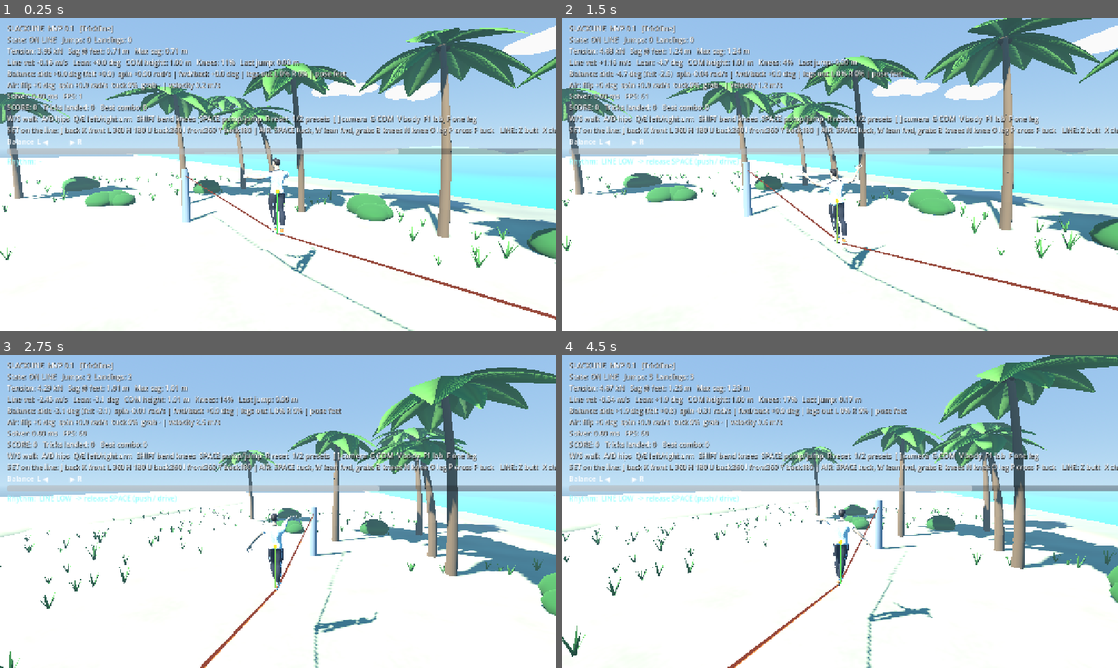
Above: before the commit, frames 1-4 (two rows, left to right).
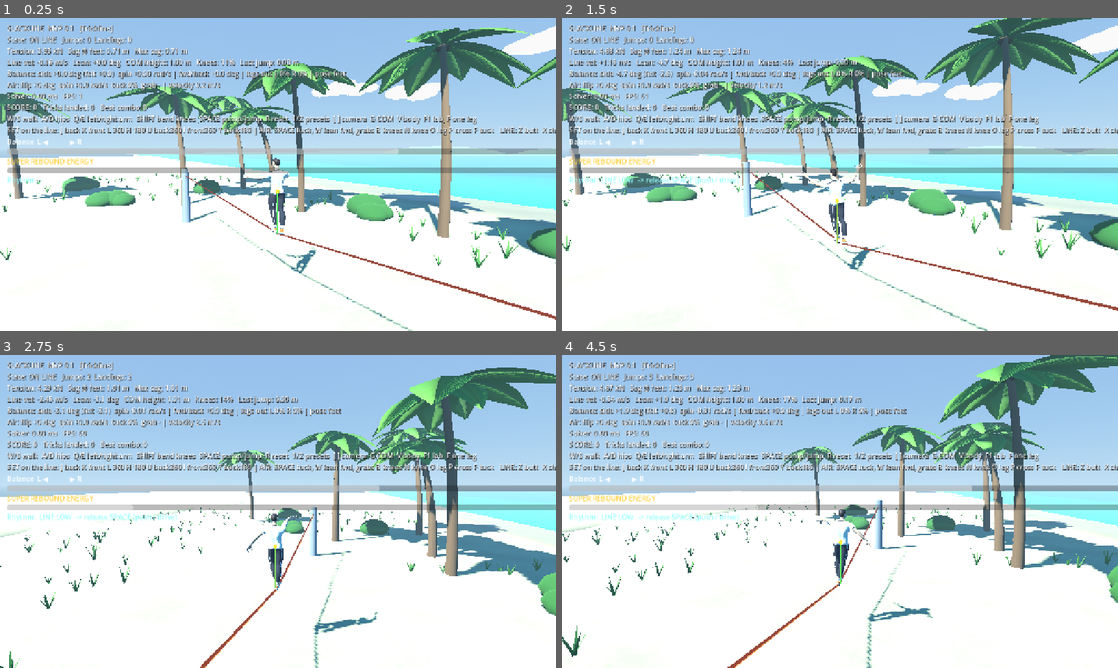
Above: after the commit, the same moments.

Repository: michaelemur/slackline
Game: Godot game, scene res://scenes/main.tscn
Same seed, same stepped clock (60 frames per second), same inputs: the game is played once before the commit and once after it.
Inputs (mouse positions are in pixels of both pictures, inside the frame that each line leads up to):
- Up to frame 1 (0.25 s): no input
- Up to frame 2 (1.5 s): tap Enter at 0.5 s; move the mouse to (962, 158) at 0.52 s; hold E (arm_right) 0.53-1.25 s; hold Space (body_tuck) 0.53-1.25 s; click (962, 158) at 0.67 s; drag from (728, 190) to (812, 237) at 1.27 s
- Up to frame 3 (2.75 s): move the mouse to (333, 442) at 2.02 s; hold E (arm_right) from 2.03 s (still down); hold ] (cam_orbit_right) from 2.03 s (still down)
- Up to frame 4 (4.5 s): release E (arm_right) at 2.75 s; release ] (cam_orbit_right) at 2.75 s; drag from (812, 574) to (673, 464) at 2.77 s; move the mouse to (1006, 558) at 3.52 s; hold Q (arm_left) 3.53-4.25 s; tap K (flip_front) at 3.6 s; tap Escape at 4.15 s; drag from (673, 464) to (756, 433) at 4.27 s

The runs differ from the first frame. In frame 1, 2.1% of the frame differs, in the area x 1-100%, y 44-54%; in frame 2, 2.5%; in frame 3, 2.4%; in frame 4, 2.5%.

Commit message:
Add earned rebound energy and physical super rebound

Diff:
--- a/scripts/athlete/athlete.gd
+++ b/scripts/athlete/athlete.gd
@@ -14,6 +14,8 @@
 signal launched(launch_velocity: Vector3)
 
 enum State { ON_LINE, AIRBORNE, FALLEN }
+
+const ReboundMeterScript := preload("res://scripts/athlete/rebound_meter.gd")
 
 @export var athlete_mass: float = 75.0
 @export var walk_speed: float = 0.9               # m/s along the line
@@ -36,6 +38,9 @@
 var balance := BalanceController.new()
 var leg := LegModel.new()
 var tricks := TrickController.new()
+var rebound_meter = ReboundMeterScript.new()
+var _super_rebound_active := false
+var _energy_awarded_this_landing := false
 # --- arm swing (sagittal) ---
 ## Both arms swing as one ~7.4 kg pair (2 x 4.9 % body mass) about the
 ## shoulders, COM 0.33 m out. Down while sinking into the line, up while
@@ -129,6 +134,7 @@
 
 
 func _ready() -> void:
+	tricks.landed.connect(_on_tricks_landed)
 	for id in MOCAP_REFS:
 		var r := MotionReference.load_json(MOCAP_REFS[id])
 		if r != null:
@@ -241,6 +247,7 @@
 		leg.s = s
 		leg.lateral_force = _lateral_force if pose == "" else 0.0
 		leg.target = _leg_command(dt)
+		_update_rebound_boost()
 		# the extra give of a braced/sloppy landing lasts that one contact
 		if leg.leg_speed(line.solver) > 0.0:
 			leg.c_leg = move_toward(leg.c_leg, 1000.0, 6000.0 * dt)
@@ -275,6 +282,24 @@
 		return leg.l_max + 0.05      # drive to full extension
 	_dip_target = stance
 	return stance
+
+
+func _update_rebound_boost() -> void:
+	if _super_rebound_active and _push_left <= 0.0 and _rising_from == "":
+		_super_rebound_active = false
+	if not _super_rebound_active and rebound_meter.is_ready() and (_push_left > 0.0 or _rising_from != ""):
+		_super_rebound_active = rebound_meter.consume() > 0.0
+		if _super_rebound_active:
+			tricks.say("SUPER REBOUND CHARGED!")
+	leg.rebound_boost = 1.0 if _super_rebound_active else 0.0
+
+
+func _on_tricks_landed(names: Array, points: int) -> void:
+	if state != State.AIRBORNE or tricks.last_outcome != "clean" or names.is_empty():
+		return
+	var gain := 0.18 + minf(float(points) / 10000.0, 0.35) + 0.04 * maxf(0.0, names.size() - 1.0)
+	rebound_meter.earn(gain)
+	_energy_awarded_this_landing = true
 
 
 ## Steps the line; while standing on it, the leg exchanges forces with the
@@ -486,6 +511,7 @@
 func launch(v: Vector3) -> void:
 	if state != State.ON_LINE:
 		return
+	_energy_awarded_this_landing = false
 	# Leaving the line from a butt/chest/back position completes that bounce.
 	var contact_source := pose if pose != "" else _rising_from
 	_launch_pose = contact_source
@@ -522,6 +548,8 @@
 	_pending_velocity = v
 	_pending_angular = Vector3.ZERO
 	linear_velocity = v
+	_super_rebound_active = false
+	leg.rebound_boost = 0.0
 	launched.emit(v)
 	_set_state(State.AIRBORNE)
 	var from := _launch_pose if _launch_pose != "" else _rising_from
@@ -561,6 +589,9 @@
 	if state != State.AIRBORNE:
 		return
 	last_jump_height = _apex_y - _launch_y
+	if tricks.last_outcome == "clean" and not _energy_awarded_this_landing:
+		rebound_meter.earn(0.08)
+	_energy_awarded_this_landing = false
 	landings += 1
 	s = clampf(at_s, end_margin, line.chord_length() - end_margin)
 	var v := linear_velocity
--- a/scripts/athlete/leg_model.gd
+++ b/scripts/athlete/leg_model.gd
@@ -25,6 +25,8 @@
 var l_pose: float = 0.15            # COM height sitting/lying on the line
 var k_leg: float = 30000.0          # N/m
 var assist_force: float = 0.0       # N, arm-swing reaction (set by the athlete)
+var rebound_boost: float = 0.0      # 0..1; improves the next physical push limit
+var rebound_boost_gain: float = 0.20
 var c_leg: float = 1000.0           # N*s/m (below ~600 the foot-line mode rings)
 var f_max: float = 2600.0           # N, max concentric push (~3.5 BW, assumption)
 var eccentric_ratio: float = 1.5
@@ -91,7 +93,7 @@
 	active_target += (target - active_target) * minf(1.0, dt / activation_tau)
 	# Muscles always damp; below ~600 N*s/m the explicit foot coupling rings.
 	var f := k_leg * (active_target - l) - maxf(c_leg, 600.0) * ldot
-	var fm := f_max * strength
+	var fm := f_max * strength * (1.0 + clampf(rebound_boost, 0.0, 1.0) * rebound_boost_gain)
 	var cap := fm * eccentric_ratio
 	if ldot > 0.0:
 		cap = fm * maxf(0.0, 1.0 - ldot / v_max)
--- /dev/null
+++ b/scripts/athlete/rebound_meter.gd
@@ -0,0 +1,24 @@
+class_name ReboundMeter
+extends RefCounted
+## Skill-earned reserve spent by the leg actuator during a later push phase.
+
+const CAPACITY := 1.0
+var charge: float = 0.0
+var total_earned: float = 0.0
+var total_spent: float = 0.0
+
+func earn(amount: float) -> float:
+	var accepted := clampf(amount, 0.0, CAPACITY - charge)
+	charge += accepted
+	total_earned += accepted
+	return accepted
+
+func is_ready() -> bool:
+	return charge >= CAPACITY - 1e-6
+
+func consume() -> float:
+	if not is_ready():
+		return 0.0
+	charge = 0.0
+	total_spent += CAPACITY
+	return CAPACITY
--- a/scripts/ui/lab_panel.gd
+++ b/scripts/ui/lab_panel.gd
@@ -20,6 +20,7 @@
 var demo_enabled_fn: Callable
 var demo_mode_fn: Callable
 var _balance_bar: ProgressBar
+var _energy_bar: ProgressBar
 var _panel: PanelContainer
 var _sliders: VBoxContainer
 var _rebuild_pending: bool = false
@@ -82,6 +83,7 @@
 	else:
 		_trick_label.text = ""
 	_balance_bar.value = clampf(athlete.balance.theta / athlete.balance.fall_angle, -1.0, 1.0)
+	_energy_bar.value = athlete.rebound_meter.charge
 	# Rhythm cue: squat while the line is high, push while it is low.
 	var dev := athlete.bounce_dev()
 	if athlete.state != Athlete.State.ON_LINE or absf(dev) < 0.03:
@@ -116,6 +118,17 @@
 	_balance_bar.show_percentage = false
 	_balance_bar.custom_minimum_size = Vector2(260, 14)
 	box.add_child(_balance_bar)
+	var energy_label := Label.new()
+	energy_label.text = "SUPER REBOUND ENERGY"
+	energy_label.add_theme_color_override("font_color", Color(1.0, 0.82, 0.25))
+	box.add_child(energy_label)
+	_energy_bar = ProgressBar.new()
+	_energy_bar.min_value = 0.0
+	_energy_bar.max_value = 1.0
+	_energy_bar.value = 0.0
+	_energy_bar.show_percentage = false
+	_energy_bar.custom_minimum_size = Vector2(260, 12)
+	box.add_child(_energy_bar)
 	_rhythm = Label.new()
 	_rhythm.add_theme_color_override("font_color", Color(0.6, 1.0, 1.0))
 	box.add_child(_rhythm)
--- a/tests/run_tests.gd
+++ b/tests/run_tests.gd
@@ -14,6 +14,7 @@
 	"res://tests/test_rebound_lab.gd",
 	"res://tests/test_cinematic.gd",
 	"res://tests/test_touch_controls.gd",
+	"res://tests/test_progression.gd",
 ]
 const SMOKE := "res://tests/test_gameplay_smoke.gd"
 
--- /dev/null
+++ b/tests/test_progression.gd
@@ -0,0 +1,58 @@
+extends TestCase
+## Skill energy must be earned, capped, spent once, and applied through leg force.
+
+const ReboundMeterScript := preload("res://scripts/athlete/rebound_meter.gd")
+
+func test_meter_caps_charge_and_only_spends_when_full() -> void:
+	var meter = ReboundMeterScript.new()
+	check(is_zero_approx(meter.consume()), "partial meter cannot activate Super Rebound")
+	meter.earn(0.6)
+	meter.earn(0.7)
+	check(is_equal_approx(meter.charge, 1.0), "earned charge is capped at capacity")
+	check(meter.is_ready(), "full meter is ready")
+	check(is_equal_approx(meter.consume(), 1.0), "ready meter spends one full charge")
+	check(is_zero_approx(meter.charge) and not meter.is_ready(), "charge cannot be spent twice")
+
+func test_only_clean_scored_landings_earn_charge() -> void:
+	var athlete := Athlete.new()
+	athlete.tricks.landed.connect(Callable(athlete, "_on_tricks_landed"))
+	athlete.state = Athlete.State.AIRBORNE
+	athlete.tricks.last_outcome = "clean"
+	athlete.tricks.landed.emit(["Backflip"], 500)
+	check(athlete.rebound_meter.charge > 0.0, "clean scored trick earns energy through the real signal")
+	var charge: float = athlete.rebound_meter.charge
+	athlete.tricks.last_outcome = "save_back"
+	athlete.tricks.landed.emit(["Backflip"], 250)
+	check(is_equal_approx(athlete.rebound_meter.charge, charge), "saved landing does not earn clean-landing energy")
+	athlete.free()
+
+func test_full_charge_activates_only_during_a_push() -> void:
+	var athlete := Athlete.new()
+	athlete.rebound_meter.earn(1.0)
+	athlete._push_left = 0.2
+	athlete._update_rebound_boost()
+	check(athlete._super_rebound_active and is_zero_approx(athlete.rebound_meter.charge),
+		"full meter is consumed at push start")
+	check(is_equal_approx(athlete.leg.rebound_boost, 1.0), "push receives the actuator boost")
+	athlete._push_left = 0.0
+	athlete._update_rebound_boost()
+	check(not athlete._super_rebound_active and is_zero_approx(athlete.leg.rebound_boost),
+		"boost ends when the push phase ends")
+	athlete.free()
+
+func test_boost_increases_the_physical_leg_force_limit() -> void:
+	var params := SlacklineParams.new()
+	var solver := SlacklineSolver.new()
+	solver.setup(params, Vector3.ZERO, Vector3(10, 0, 0))
+	var base := _leg_force(solver, 0.0)
+	var boosted := _leg_force(solver, 1.0)
+	check(boosted > base, "Super Rebound increases the actuator force limit, not launch velocity")
+
+func _leg_force(solver: SlacklineSolver, boost: float) -> float:
+	var leg := LegModel.new()
+	leg.rebound_boost = boost
+	leg.begin_contact(solver, 5.0, 0.8, 0.0)
+	leg.target = 0.96
+	leg.active_target = 0.96
+	leg.pre_substep(solver, 0.001)
+	return leg.force
Not shown, added: scripts/athlete/rebound_meter.gd.uid
Not shown, added: tests/test_progression.gd.uid
Not shown, changed: docs/AUTONOMOUS_DEVELOPMENT_LOG.md
